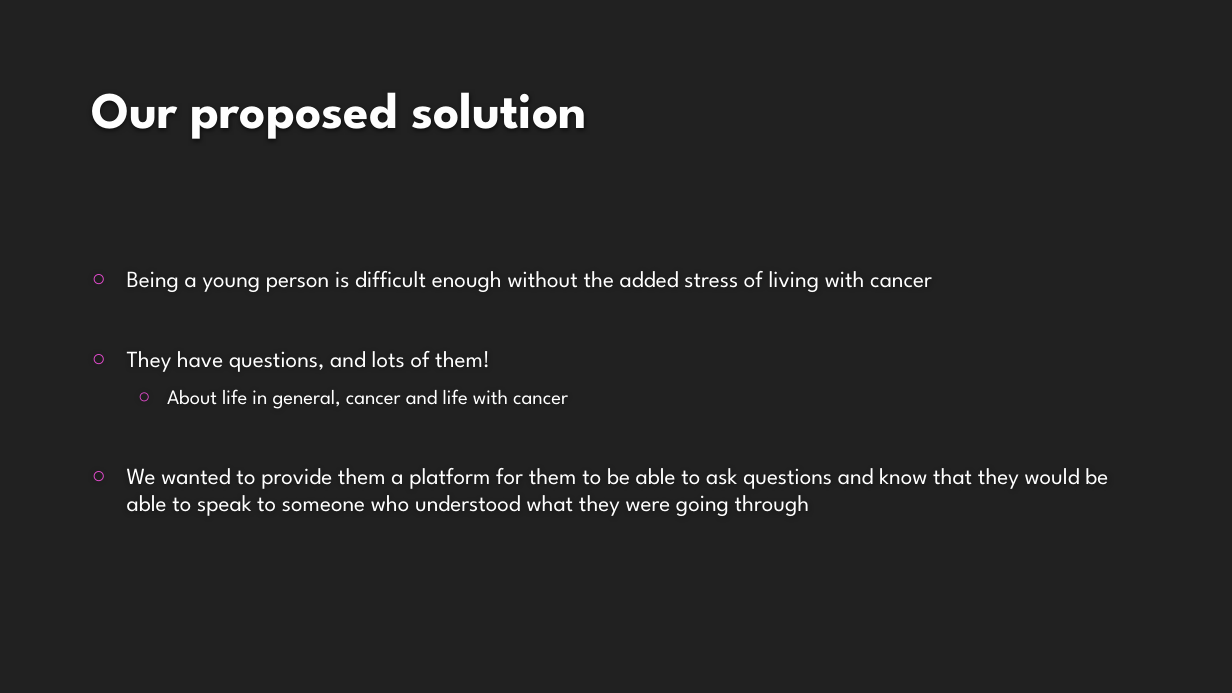
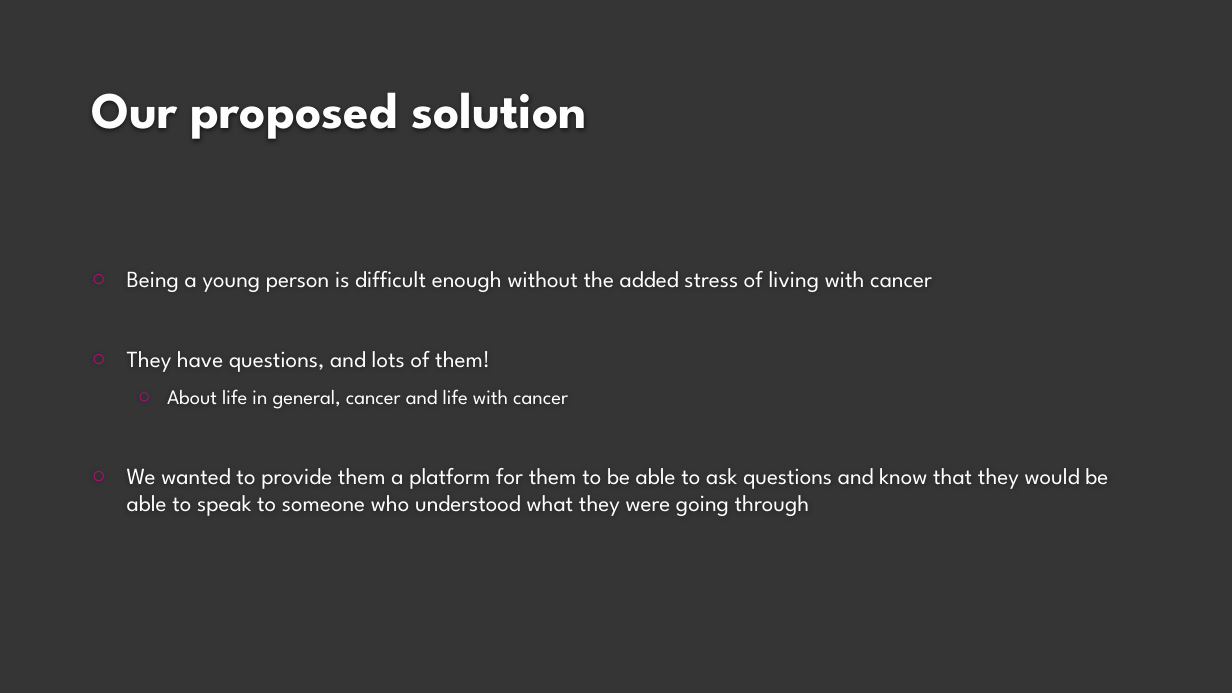
Before and after one commit to cfg-london/team-10, a slide deck: slide 3 of CLIC_SARGENT.pptx. Drawn at 1232x693 pixels with LibreOffice and Linux fonts; fonts in the diff are those of the drawing; background and template pictures are left out. Boxes give left, top, right and bottom in pixels: in the first picture for what was removed or moved away, otherwise in the second. Text is boxed around its words. In the diff, an @@ line names an element or a change of style, - is before the commit and + after.

Commit message:
powerpoint changes

```diff
--- a/CLIC_SARGENT.pptx
+++ b/CLIC_SARGENT.pptx
@@ background #212121 to #212121 at 91% opacity @@
@@ text "Being a young person is ..." at (x1=127, y1=271, x2=1108, y2=516): bullet colour #E24ACC to #BA0A7E @@
```
Also in this commit, not shown: 3 other slides changed.
